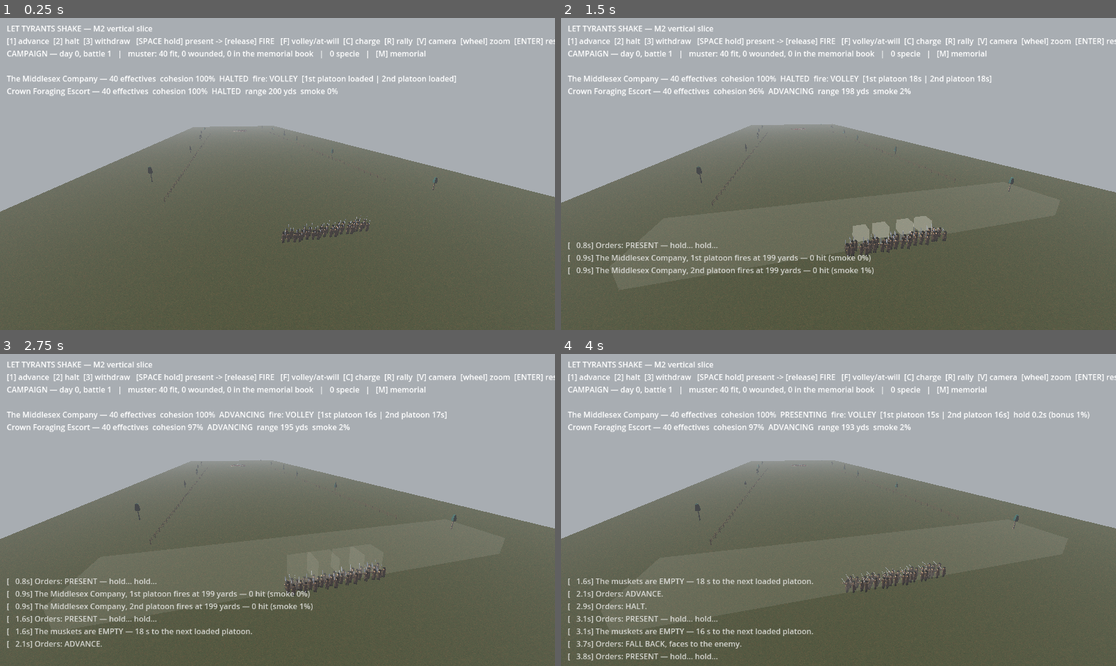
Above: before the commit, frames 1-4 (two rows, left to right).
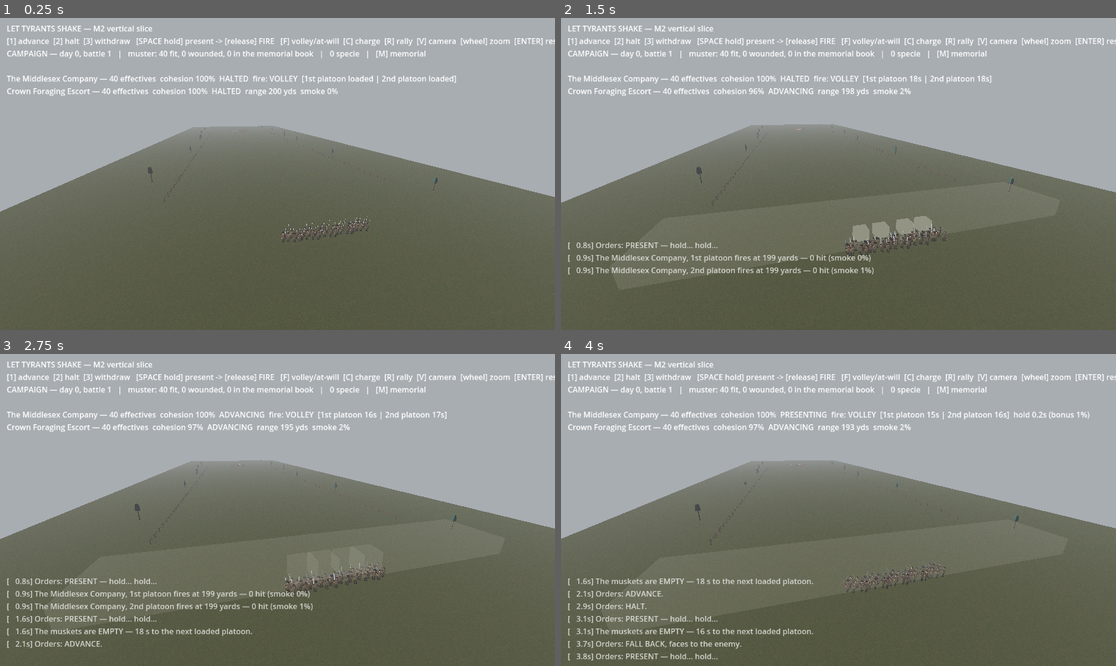
Above: after the commit, the same moments.

Repository: brassica-research/AmGameDev
Game: Godot game, scene res://scenes/main.tscn
Same seed, same stepped clock (60 frames per second), same inputs: the game is played once before the commit and once after it.
Inputs (mouse positions are in pixels of both pictures, inside the frame that each line leads up to):
- Up to frame 1 (0.25 s): no input
- Up to frame 2 (1.5 s): tap Enter at 0.5, 0.6, 1.35 s; move the mouse to (960, 158) at 0.52 s; hold D 0.53-1.28 s; click (960, 158) at 0.67 s; tap Space at 0.77 s; move the mouse to (727, 189) at 1.27 s; hold Down from 1.28 s (still down)
- Up to frame 3 (2.75 s): tap Space at 1.52 s; move the mouse to (333, 441) at 2.02 s; release Down at 2.03 s; hold D from 2.03 s (still down); tap 1 at 2.1 s; tap Enter at 2.3 s
- Up to frame 4 (4 s): move the mouse to (810, 572) at 2.77 s; release D at 2.78 s; hold Up 2.78-3.53 s; tap 2 at 2.85 s; click (810, 572) at 2.92 s; tap Space at 3.02, 3.77 s; tap Enter at 3.05, 3.8 s; move the mouse to (1005, 556) at 3.52 s; hold Down from 3.53 s (still down); tap 3 at 3.6 s

The runs differ from the first frame. In frame 1, 0.2% of the frame differs, in the area x 41-67%, y 35-73%; in frame 2, 0.3%, in the area x 41-70%, y 35-77%; in frame 3, 0.3%; in frame 4, 0.3%.

Commit message:
Bodies, not boxes: rounded forms and men who differ
Playtest directive: less boxy, more individually distinct.

- figure_lib gains _tube(): an octagonal prism with an optional taper,
  which is the whole difference between 'boxes wearing coats' and a
  body — silhouettes lose their corners and shading rolls around the
  form. Limbs, torsos, heads, hat crowns, and musket barrels are now
  tapered tubes: thighs narrowing to the knee, coats narrowing to the
  waist and flaring back out over the hips, turned-back cuffs, a skull
  with a jaw under it, tricorns with three actually-cocked corners.
- Individual distinctness on three axes at zero draw-call cost: each
  of a company's three figure sets now carries its own hat (militia
  mix cocked and round, as men who owned one hat did), its own kit (a
  rolled blanket here, a wooden canteen there), and its own cloth
  shade — and every single man gets a per-instance wear value on top,
  so no two coats in the line hold the same value.

Also: docs/12-avatar-command.md — the design draft for commanding a
company AND being a man in it, per the standing directive. Three
shapes (Officer / Ranker / Character Campaign), what each needs from
the code, the constraint that keeps it deterministic (the avatar is a
soldier the sim already simulates whose intent comes from the player,
routed through the CommandBus like everything else), and the five
questions that need answering before it's scheduled. Not built.

Co-Authored-By: Claude Fable 5 <noreply@anthropic.com>
Claude-Session: https://claude.ai/code/session_011s6bQt1Uq6U6CpxEsZ7XW3

Diff:
--- a/game/src/presentation/battle_scene.gd
+++ b/game/src/presentation/battle_scene.gd
@@ -424,9 +424,10 @@
 	var buckets: Array[MultiMeshInstance3D] = []
 	for s in SKIN_BUCKETS:
 		var skin: Color = FigureLib.skin_for(s * 7 + 1, absi(c.id.hash()))
-		for mesh in FigureLib.build_pose_set(coat, kind, skin):
+		for mesh in FigureLib.build_pose_set(coat, kind, skin, s):
 			var mm := MultiMesh.new()
 			mm.transform_format = MultiMesh.TRANSFORM_3D
+			mm.use_colors = true   # per-man cloth wear, on top of baked color
 			mm.mesh = mesh
 			mm.instance_count = c.brigade.soldiers.size()
 			var mmi := MultiMeshInstance3D.new()
@@ -554,6 +555,8 @@
 				+ _pose_for(c, i, h1, moving)
 			var slot := counts[bucket]
 			counts[bucket] = slot + 1
+			# Sun, dirt, and years of wear: no two coats the same value.
+			var wear := 0.88 + h1 * 0.22
 			var body_y := 0.93 + h2 * 0.13   # no two men the same height
 			var body_w := 0.95 + h1 * 0.10
 			var body_scale := Vector3(body_w, body_y, body_w)
@@ -571,6 +574,7 @@
 				mm.set_instance_transform(slot, Transform3D(
 					Basis.IDENTITY.rotated(Vector3.UP, face_ang).scaled(body_scale),
 					Vector3(sx, 0.85 * body_y + sbob, sz)))
+				mm.set_instance_color(slot, Color(wear, wear, wear))
 				continue
 			var file := i % FILES
 			var rank := floori(float(i) / float(FILES))
@@ -604,6 +608,7 @@
 				Basis.IDENTITY.rotated(Vector3.UP,
 					facing + (h2 - 0.5) * 0.5 * disorder).scaled(body_scale),
 				Vector3(x, 0.85 * body_y + bob, zz)))
+			mm.set_instance_color(slot, Color(wear, wear, wear))
 	# Park every unused instance of every bucket out of sight.
 	var hidden := Transform3D(Basis.IDENTITY.scaled(Vector3(0.001, 0.001, 0.001)),
 		Vector3(0, -10, 0))
--- a/game/src/presentation/figure_lib.gd
+++ b/game/src/presentation/figure_lib.gd
@@ -54,33 +54,40 @@
 
 
 static func build_soldier(coat: Color, pose: int = Pose.STAND,
-		skin: Color = SKIN_TONES[0], breeches: Color = BUFF) -> ArrayMesh:
-	return _figure(coat, breeches, skin, "tricorn", true, true, pose)
+		skin: Color = SKIN_TONES[0], breeches: Color = BUFF, variant := 0) -> ArrayMesh:
+	return _figure(coat, breeches, skin, "tricorn", true, true, pose, variant)
 
 
 static func build_militiaman(coat: Color, pose: int = Pose.STAND,
-		skin: Color = SKIN_TONES[0]) -> ArrayMesh:
-	return _figure(coat, DARK_BREECH, skin, "round", true, false, pose)
+		skin: Color = SKIN_TONES[0], variant := 0) -> ArrayMesh:
+	# Militia wore what they owned: a round hat here, an old cocked hat
+	# there, and no two coats the same brown.
+	var hat := "tricorn" if variant % 2 == 1 else "round"
+	return _figure(coat, DARK_BREECH, skin, hat, true, false, pose, variant)
 
 
 static func build_civilian(coat: Color, pose: int = Pose.STAND,
-		skin: Color = SKIN_TONES[0]) -> ArrayMesh:
-	return _figure(coat, DARK_BREECH, skin, "round", false, false, pose)
+		skin: Color = SKIN_TONES[0], variant := 0) -> ArrayMesh:
+	var hat := "tricorn" if variant % 3 == 1 else "round"
+	return _figure(coat, DARK_BREECH, skin, hat, false, false, pose, variant)
 
 
 ## Build every pose for one dress, in Pose enum order — the set a
-## company animates through.
+## company animates through. `variant` shifts hat, cut, kit, and the
+## exact shade of the cloth, so three sets across a company already
+## look like a company rather than one man repeated forty times.
 static func build_pose_set(coat: Color, kind := "soldier",
-		skin: Color = SKIN_TONES[0]) -> Array[ArrayMesh]:
+		skin: Color = SKIN_TONES[0], variant := 0) -> Array[ArrayMesh]:
+	var worn := coat.lerp(Color(0.36, 0.33, 0.30), 0.05 * float(variant % 3))
 	var out: Array[ArrayMesh] = []
 	for p in POSE_COUNT:
 		match kind:
 			"militia":
-				out.append(build_militiaman(coat, p, skin))
+				out.append(build_militiaman(worn, p, skin, variant))
 			"civilian":
-				out.append(build_civilian(coat, p, skin))
+				out.append(build_civilian(worn, p, skin, variant))
 			_:
-				out.append(build_soldier(coat, p, skin))
+				out.append(build_soldier(worn, p, skin, BUFF, variant))
 	return out
 
 
@@ -109,7 +116,7 @@
 
 
 static func _figure(coat: Color, breeches: Color, skin: Color, hat: String,
-		musket: bool, belts: bool, pose: int) -> ArrayMesh:
+		musket: bool, belts: bool, pose: int, variant := 0) -> ArrayMesh:
 	var st := SurfaceTool.new()
 	st.begin(Mesh.PRIMITIVE_TRIANGLES)
 
@@ -148,12 +155,16 @@
 	# --- torso --------------------------------------------------------
 	var pitch := Basis(Vector3.RIGHT, lean)
 	var torso_c := Vector3(0.0, 0.10 - crouch, 0.0)
-	_box(st, coat, torso_c + pitch * Vector3(0.0, 0.03, 0.0),
-		Vector3(0.40, 0.54, 0.25), pitch)
+	# Chest tapers to the waist; the coat skirt flares back out over the
+	# hips. Two frusta, not two blocks.
+	_tube(st, coat, torso_c + pitch * Vector3(0.0, 0.03, 0.0),
+		Vector3(0.40, 0.54, 0.26), pitch, 1.12)
+	_tube(st, coat.darkened(0.06), torso_c + pitch * Vector3(0.0, -0.16, 0.0),
+		Vector3(0.36, 0.10, 0.24), pitch, 1.0)   # the waistband
 	# Coat skirts: the unbelted (militia frocks, greatcoats) hang longer.
 	var skirt_h := 0.34 if not belts else 0.24
-	_box(st, coat, torso_c + pitch * Vector3(0.0, -0.38, 0.0),
-		Vector3(0.45, skirt_h, 0.30), pitch)
+	_tube(st, coat, torso_c + pitch * Vector3(0.0, -0.22 - skirt_h / 2.0, 0.0),
+		Vector3(0.34, skirt_h, 0.26), pitch, 1.30)
 
 	# --- arms ---------------------------------------------------------
 	var l_sh := torso_c + pitch * Vector3(0.24, SHOULDER_Y - 0.10, 0.0)
@@ -181,20 +192,32 @@
 
 	# --- head ---------------------------------------------------------
 	var head_c := torso_c + pitch * Vector3(0.0, 0.46, 0.0)
-	_box(st, STOCK_WHITE if belts else coat.darkened(0.3),
-		head_c + Vector3(0.0, -0.10, 0.0), Vector3(0.13, 0.07, 0.13))
-	_box(st, skin, head_c, Vector3(0.185, 0.21, 0.195))
+	_tube(st, STOCK_WHITE if belts else coat.darkened(0.3),
+		head_c + Vector3(0.0, -0.105, 0.0), Vector3(0.135, 0.08, 0.135))
+	# Skull, then a jaw narrowing to the chin — a head, not a die.
+	_tube(st, skin, head_c + Vector3(0.0, 0.03, 0.0),
+		Vector3(0.185, 0.15, 0.20), Basis.IDENTITY, 1.0, 1.06)
+	_tube(st, skin, head_c + Vector3(0.0, -0.075, 0.005),
+		Vector3(0.185, 0.08, 0.20), Basis.IDENTITY, 0.72)
 	# A queue of hair, clubbed at the neck — every man of the period had one.
-	_box(st, Color(0.20, 0.15, 0.11), head_c + Vector3(0.0, -0.02, -0.13),
-		Vector3(0.13, 0.20, 0.08))
+	_tube(st, Color(0.20, 0.15, 0.11), head_c + Vector3(0.0, 0.02, -0.10),
+		Vector3(0.15, 0.19, 0.12), Basis(Vector3.RIGHT, -0.25), 0.7)
 	if hat == "tricorn":
-		_box(st, HAT_BLACK, head_c + Vector3(0.0, 0.135, 0.0), Vector3(0.35, 0.045, 0.35))
-		_box(st, HAT_BLACK, head_c + Vector3(0.0, 0.135, 0.10), Vector3(0.30, 0.10, 0.10),
-			Basis(Vector3.RIGHT, 0.5))   # the cocked front brim
-		_box(st, HAT_BLACK, head_c + Vector3(0.0, 0.215, 0.0), Vector3(0.17, 0.12, 0.17))
+		# Three cocked corners over a round crown: the period's signature.
+		_tube(st, HAT_BLACK, head_c + Vector3(0.0, 0.135, 0.0),
+			Vector3(0.36, 0.035, 0.36))
+		for corner in [Vector3(0.0, 0.0, 0.15), Vector3(0.13, 0.0, -0.09),
+				Vector3(-0.13, 0.0, -0.09)]:
+			_box(st, HAT_BLACK, head_c + Vector3(0.0, 0.15, 0.0) + corner,
+				Vector3(0.20, 0.075, 0.11),
+				Basis(Vector3.UP, atan2(corner.x, corner.z)) * Basis(Vector3.RIGHT, 0.55))
+		_tube(st, HAT_BLACK, head_c + Vector3(0.0, 0.205, 0.0),
+			Vector3(0.185, 0.11, 0.185), Basis.IDENTITY, 0.88)
 	else:
-		_box(st, HAT_BLACK, head_c + Vector3(0.0, 0.125, 0.0), Vector3(0.31, 0.04, 0.31))
-		_box(st, HAT_BLACK, head_c + Vector3(0.0, 0.195, 0.0), Vector3(0.19, 0.11, 0.19))
+		_tube(st, HAT_BLACK, head_c + Vector3(0.0, 0.125, 0.0),
+			Vector3(0.32, 0.035, 0.32))
+		_tube(st, HAT_BLACK, head_c + Vector3(0.0, 0.19, 0.0),
+			Vector3(0.20, 0.11, 0.20), Basis.IDENTITY, 0.92)
 
 	# --- kit ----------------------------------------------------------
 	if belts:
@@ -212,6 +235,16 @@
 		_box(st, Color(0.32, 0.24, 0.16), torso_c + pitch * Vector3(-0.16, -0.20, 0.08),
 			Vector3(0.16, 0.16, 0.08), pitch)
 
+	# Kit a man carries because he chose to: a rolled blanket over the
+	# shoulder, a wooden canteen on a cord. Varies per variant, so a
+	# company reads as individuals who packed differently.
+	if variant % 3 == 2:
+		_tube(st, coat.lerp(Color(0.45, 0.42, 0.36), 0.55),
+			torso_c + pitch * Vector3(0.02, 0.14, -0.06),
+			Vector3(0.14, 0.52, 0.14), pitch * Basis(Vector3.BACK, 1.15), 1.0)
+	if variant % 3 == 1:
+		_tube(st, Color(0.42, 0.33, 0.21), torso_c + pitch * Vector3(-0.20, -0.17, 0.09),
+			Vector3(0.19, 0.09, 0.19), pitch * Basis(Vector3.RIGHT, PI / 2.0))
 	if musket:
 		_musket(st, pose, torso_c, pitch)
 	return st.commit()
@@ -241,10 +274,10 @@
 			# Shouldered: near-vertical on the left shoulder.
 			origin = torso_c + pitch * Vector3(-0.28, 0.42, -0.02)
 			basis = pitch * Basis(Vector3.BACK, 0.08)
-	_box(st, STEEL, origin + basis * Vector3(0, 0.20, 0), Vector3(0.038, 1.06, 0.038), basis)
-	_box(st, WOOD, origin + basis * Vector3(0, -0.36, 0), Vector3(0.06, 0.52, 0.065), basis)
+	_tube(st, STEEL, origin + basis * Vector3(0, 0.20, 0), Vector3(0.036, 1.06, 0.036), basis)
+	_tube(st, WOOD, origin + basis * Vector3(0, -0.36, 0), Vector3(0.058, 0.52, 0.062), basis)
 	_box(st, WOOD, origin + basis * Vector3(0, -0.62, 0.01), Vector3(0.075, 0.18, 0.10), basis)
-	_box(st, STEEL, origin + basis * Vector3(0, 0.86, 0), Vector3(0.019, 0.26, 0.019), basis)
+	_tube(st, STEEL, origin + basis * Vector3(0, 0.86, 0), Vector3(0.018, 0.26, 0.018), basis)
 	if pose == Pose.RELOAD:
 		# The ramrod, half-drawn.
 		_box(st, STEEL, origin + basis * Vector3(0.05, 0.62, 0.06),
@@ -254,20 +287,71 @@
 ## A limb hanging from `pivot`, swung `angle` radians about X.
 static func _leg(st: SurfaceTool, cloth: Color, pivot: Vector3, angle: float) -> void:
 	var b := Basis(Vector3.RIGHT, angle)
-	_box(st, cloth, pivot + b * Vector3(0, -LEG_LEN / 2.0, 0),
-		Vector3(0.135, LEG_LEN, 0.16), b)
-	# Gaiters over the shoe — black, buttoned, to the knee.
-	_box(st, BOOT, pivot + b * Vector3(0, -LEG_LEN - 0.055, 0.02),
-		Vector3(0.14, 0.13, 0.22), b)
+	# Thigh tapering to the knee, then the gaitered calf below it.
+	_tube(st, cloth, pivot + b * Vector3(0, -LEG_LEN * 0.28, 0),
+		Vector3(0.155, LEG_LEN * 0.56, 0.17), b, 0.80)
+	_tube(st, BOOT, pivot + b * Vector3(0, -LEG_LEN * 0.78, 0.005),
+		Vector3(0.125, LEG_LEN * 0.48, 0.135), b, 0.86)
+	# The shoe: a low block, because a shoe IS a low block.
+	_box(st, BOOT, pivot + b * Vector3(0, -LEG_LEN - 0.045, 0.035),
+		Vector3(0.125, 0.09, 0.24), b)
 
 
 static func _arm(st: SurfaceTool, coat: Color, skin: Color, shoulder: Vector3,
 		angle: float, spread: float) -> void:
 	var b := Basis(Vector3.RIGHT, angle) * Basis(Vector3.BACK, spread)
-	_box(st, coat, shoulder + b * Vector3(0, -ARM_LEN / 2.0, 0),
-		Vector3(0.115, ARM_LEN, 0.14), b)
-	_box(st, skin, shoulder + b * Vector3(0, -ARM_LEN - 0.045, 0),
-		Vector3(0.095, 0.10, 0.115), b)
+	_tube(st, coat, shoulder + b * Vector3(0, -ARM_LEN * 0.30, 0),
+		Vector3(0.125, ARM_LEN * 0.62, 0.135), b, 0.82)
+	_tube(st, coat.lightened(0.05), shoulder + b * Vector3(0, -ARM_LEN * 0.76, 0),
+		Vector3(0.10, ARM_LEN * 0.40, 0.11), b, 0.92)   # the turned-back cuff
+	_tube(st, skin, shoulder + b * Vector3(0, -ARM_LEN - 0.04, 0),
+		Vector3(0.095, 0.11, 0.115), b, 0.85)
+
+
+## An octagonal prism along the basis' Y axis — limbs, torsos, barrels.
+## Eight sides instead of four is the whole difference between "boxes
+## wearing coats" and a body: silhouettes lose their corners and the
+## shading rolls around the form. `taper` scales the top ring, so the
+## same call makes a tapering thigh, a coat narrowing to the waist, or
+## a flaring skirt.
+static func _tube(st: SurfaceTool, color: Color, center: Vector3, size: Vector3,
+		basis := Basis.IDENTITY, taper := 1.0, front_bias := 1.0) -> void:
+	var half_h := size.y / 2.0
+	var ring: Array[Vector2] = []
+	for k in 8:
+		var a := (float(k) + 0.5) * TAU / 8.0
+		ring.append(Vector2(cos(a), sin(a)))
+	var bottom: Array[Vector3] = []
+	var top: Array[Vector3] = []
+	for r in ring:
+		var zb := r.y * (size.z / 2.0) * (front_bias if r.y > 0.0 else 1.0)
+		bottom.append(center + basis * Vector3(r.x * size.x / 2.0, -half_h, zb))
+		top.append(center + basis * Vector3(r.x * size.x / 2.0 * taper, half_h,
+			zb * taper))
+	for k in 8:
+		var n := (k + 1) % 8
+		var normal: Vector3 = (basis * Vector3(ring[k].x, 0.0, ring[k].y)).normalized()
+		for tri in [[top[k], top[n], bottom[n]], [top[k], bottom[n], bottom[k]]]:
+			for v in tri:
+				st.set_color(color)
+				st.set_normal(normal)
+				st.add_vertex(v)
+	# Caps.
+	for cap in [[top, basis * Vector3.UP], [bottom, basis * Vector3.DOWN]]:
+		var pts: Array = cap[0]
+		var normal: Vector3 = cap[1]
+		var center_pt := Vector3.ZERO
+		for p in pts:
+			center_pt += p
+		center_pt /= float(pts.size())
+		for k in 8:
+			var n := (k + 1) % 8
+			var tri: Array = [center_pt, pts[k], pts[n]] if normal.dot(basis * Vector3.UP) > 0.0 \
+				else [center_pt, pts[n], pts[k]]
+			for v in tri:
+				st.set_color(color)
+				st.set_normal(normal)
+				st.add_vertex(v)
 
 
 ## One box as 12 flat-shaded triangles, clockwise from outside (Godot
Not shown, changed: demo/capture-request.txt
Not shown, added: docs/12-avatar-command.md
